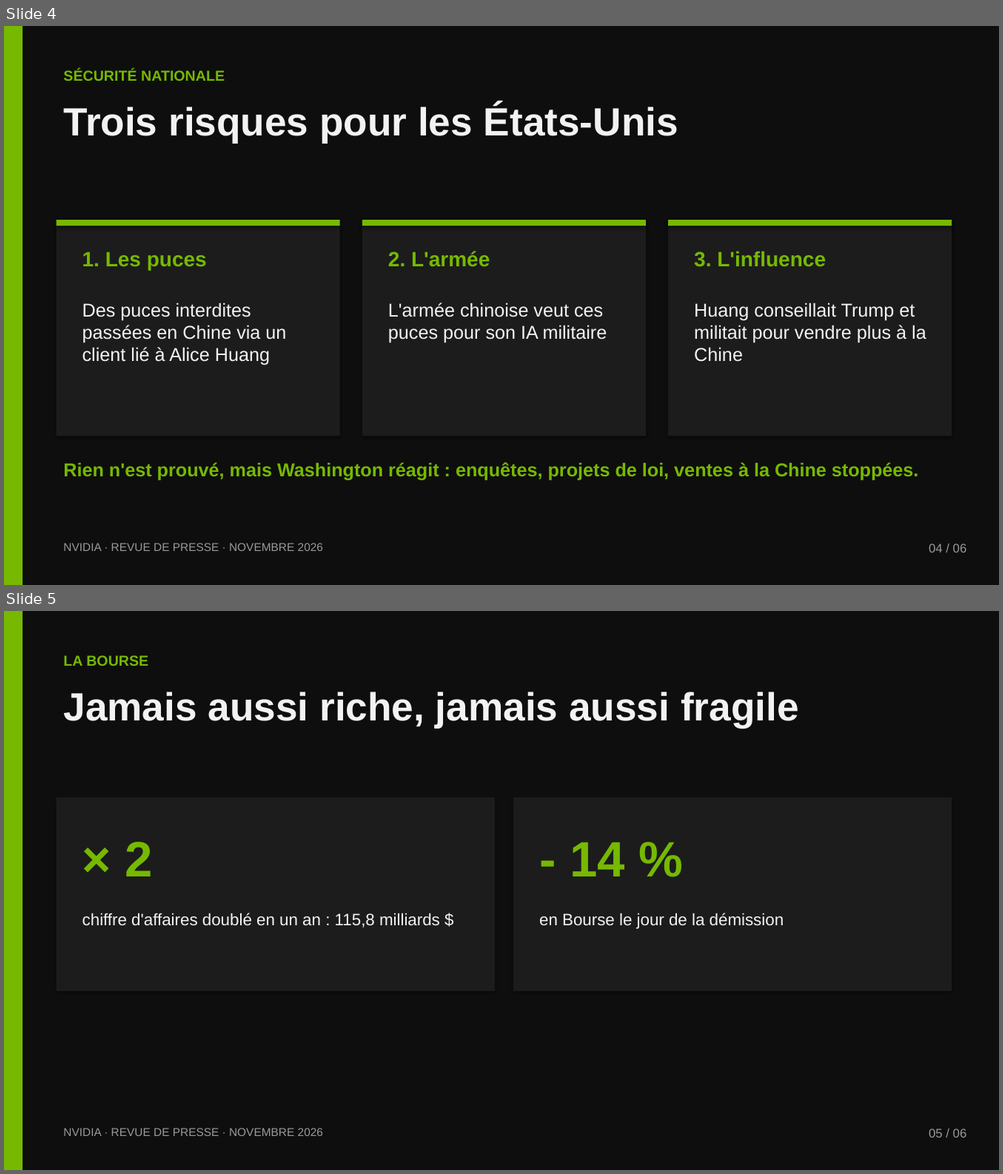
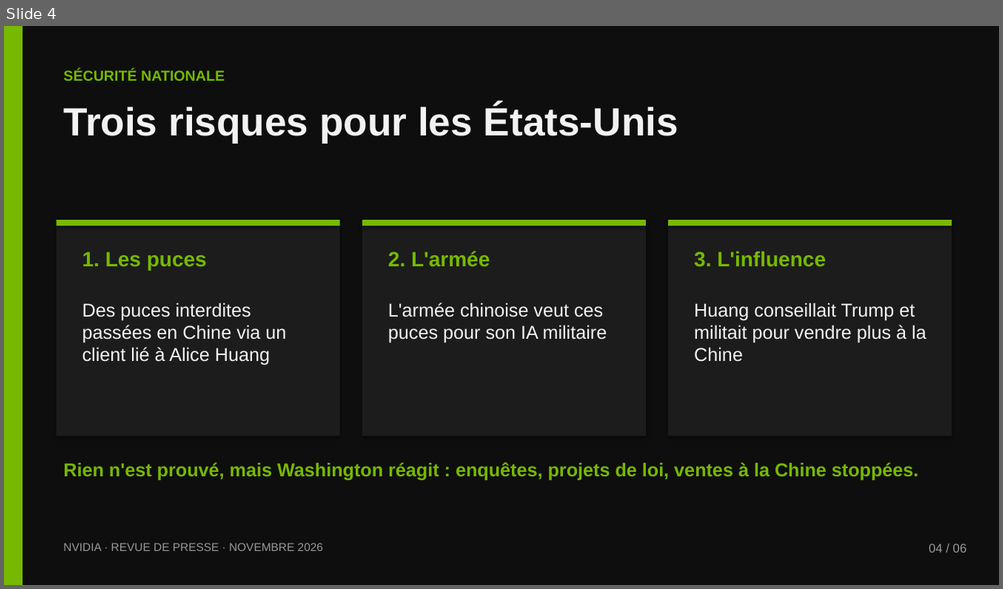
Before and after one commit to dehamnaadam-hue/Encole, a slide deck: nvidia/Nvidia-revue-de-presse.pptx. Shown one above the other, each under a label of ours: slides 4 and 5 before the commit, slide 4 after it. The pictures are 1003x1174 and 1003x589 pixels, drawn with LibreOffice and Linux fonts; fonts in the diff are those of the drawing. Boxes give left, top, right and bottom in pixels: in the first picture for what was removed or moved away, otherwise in the second. Text is boxed around its words. In the diff, an @@ line names an element or a change of style, - is before the commit and + after.

```diff
--- a/nvidia/Nvidia-revue-de-presse.pptx
+++ b/nvidia/Nvidia-revue-de-presse.pptx
@@ slide 5 removed at (x1=4, y1=611, x2=999, y2=1170), background #0E0E0E @@
@@ rectangle removed at (x1=4, y1=611, x2=22, y2=1170) @@
@@ text removed at (x1=63, y1=655, x2=148, y2=666) @@
-LA BOURSE
@@ text removed at (x1=63, y1=692, x2=799, y2=729) @@
-Jamais aussi riche, jamais aussi fragile
@@ rectangle removed at (x1=57, y1=797, x2=495, y2=991) @@
@@ rectangle removed at (x1=514, y1=797, x2=952, y2=991) @@
@@ text removed at (x1=125, y1=842, x2=152, y2=877) @@
-× 2
@@ text removed at (x1=569, y1=843, x2=625, y2=877) @@
-- 14 %
@@ text removed at (x1=82, y1=913, x2=440, y2=928) @@
-chiffre d'affaires doublé en un an : 115,8 milliards $
@@ text removed at (x1=539, y1=913, x2=784, y2=929) @@
-en Bourse le jour de la démission
@@ text removed at (x1=63, y1=1128, x2=323, y2=1136) @@
-NVIDIA · REVUE DE PRESSE · NOVEMBRE 2026
@@ text removed at (x1=928, y1=1129, x2=967, y2=1138) @@
-05 / 06
```
Also in this commit, not shown: 1 slide changed, 2 slides added, 1 other slide removed, 1 other file.
